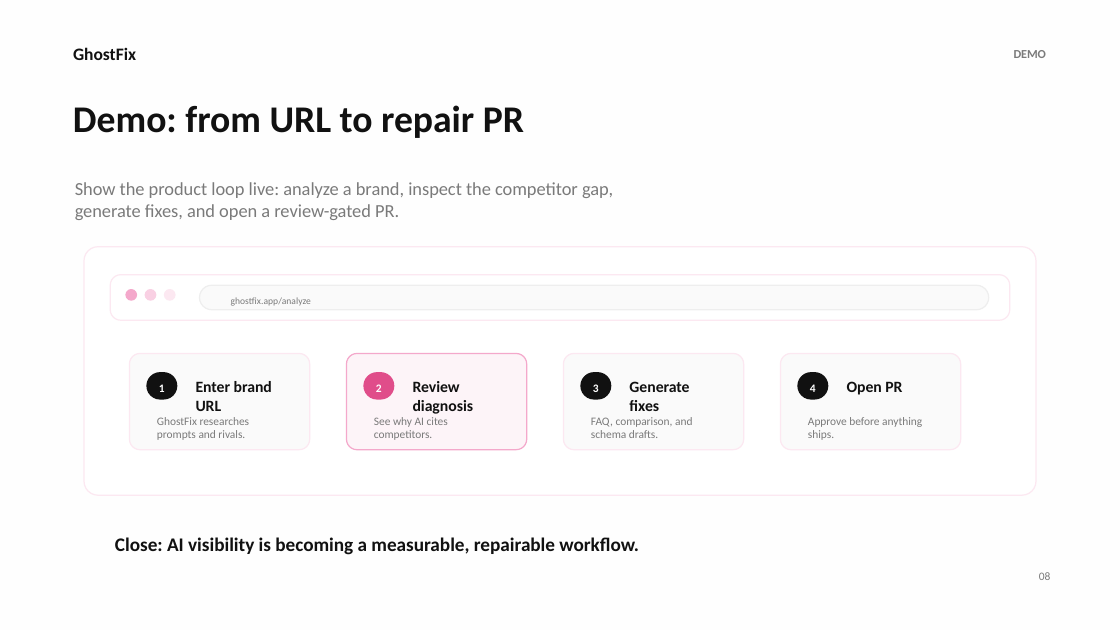
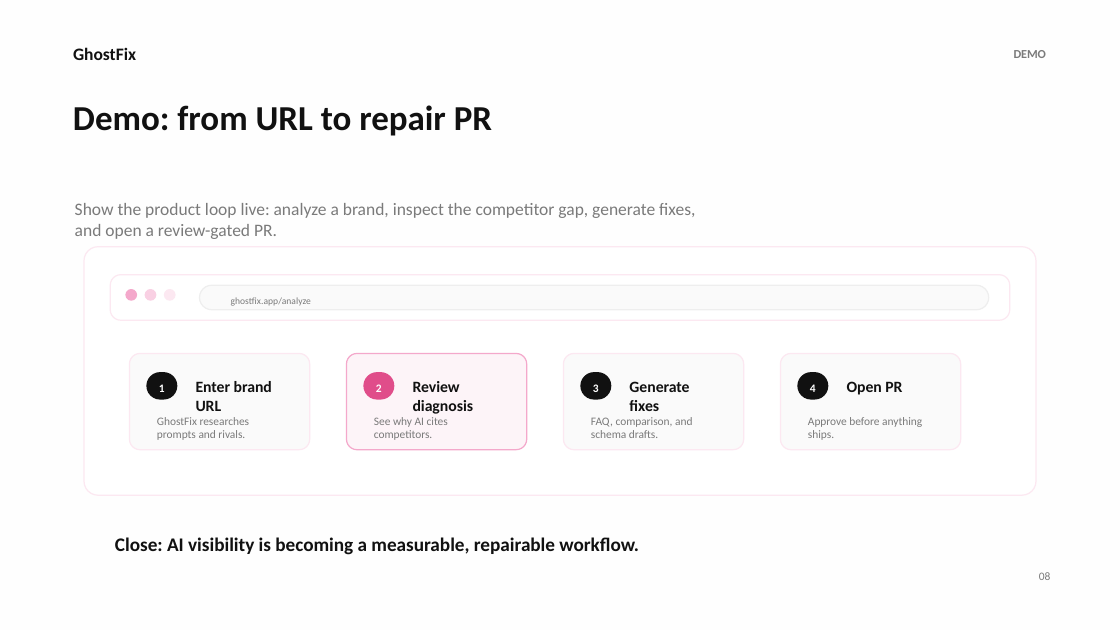
Before and after one commit to wcnjing/ghostfix, a slide deck: slide 8 of outputs/ghostfix-hackathon-pitch.pptx. Drawn at 1120x630 pixels with LibreOffice and Linux fonts; fonts in the diff are those of the drawing. Boxes give left, top, right and bottom in pixels: in the first picture for what was removed or moved away, otherwise in the second. Text is boxed around its words. In the diff, an @@ line names an element or a change of style, - is before the commit and + after.

```diff
--- a/outputs/ghostfix-hackathon-pitch.pptx
+++ b/outputs/ghostfix-hackathon-pitch.pptx
@@ text "Demo: from URL to repair ..." at (73, 105, 492, 136): size 32.2 to 30 pt @@
@@ text "Show the product loop live: ...": place and size @@
-text "Show the product loop live: ..." at (75, 182, 613, 220)
+text "Show the product loop live: ..." at (75, 203, 695, 239)
@@ text "Show the product loop live: ..." at (75, 203, 695, 239): size 15.8 to 15 pt @@
```
Also in this commit, not shown: 6 other slides changed, 4 other files.
